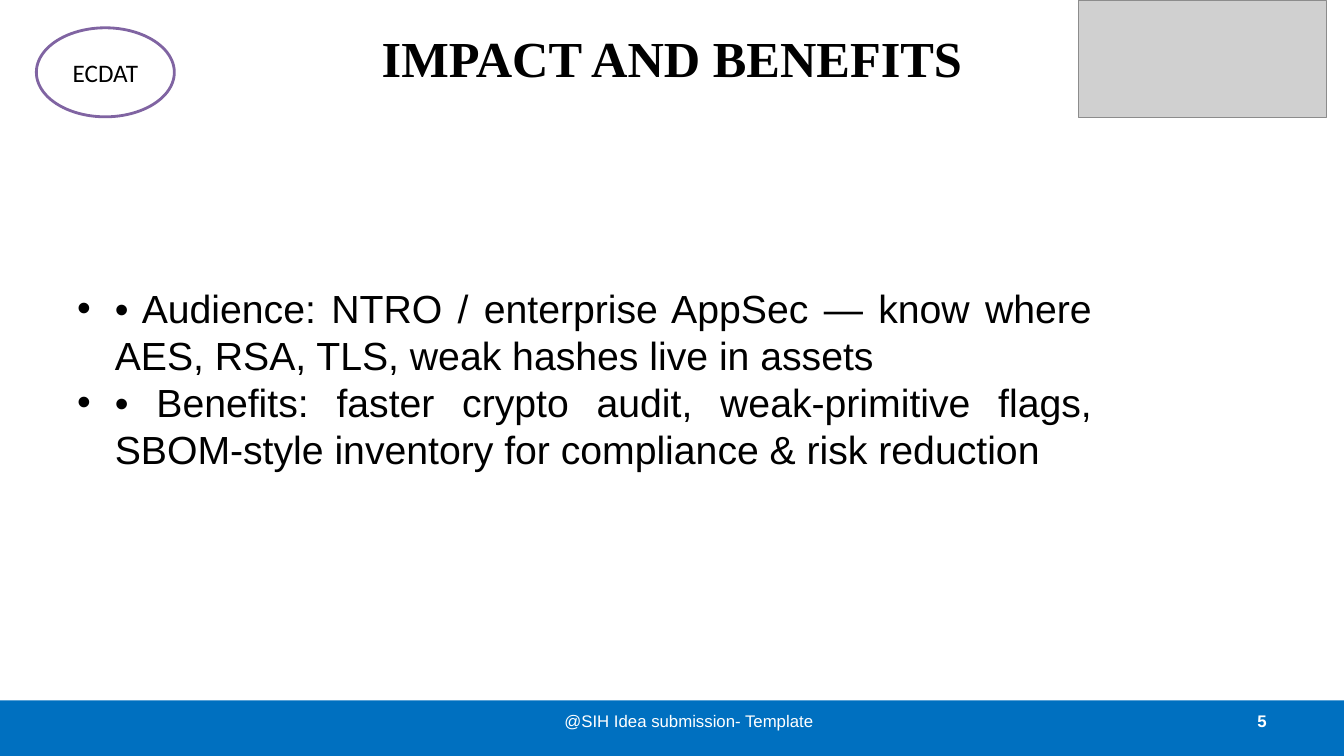
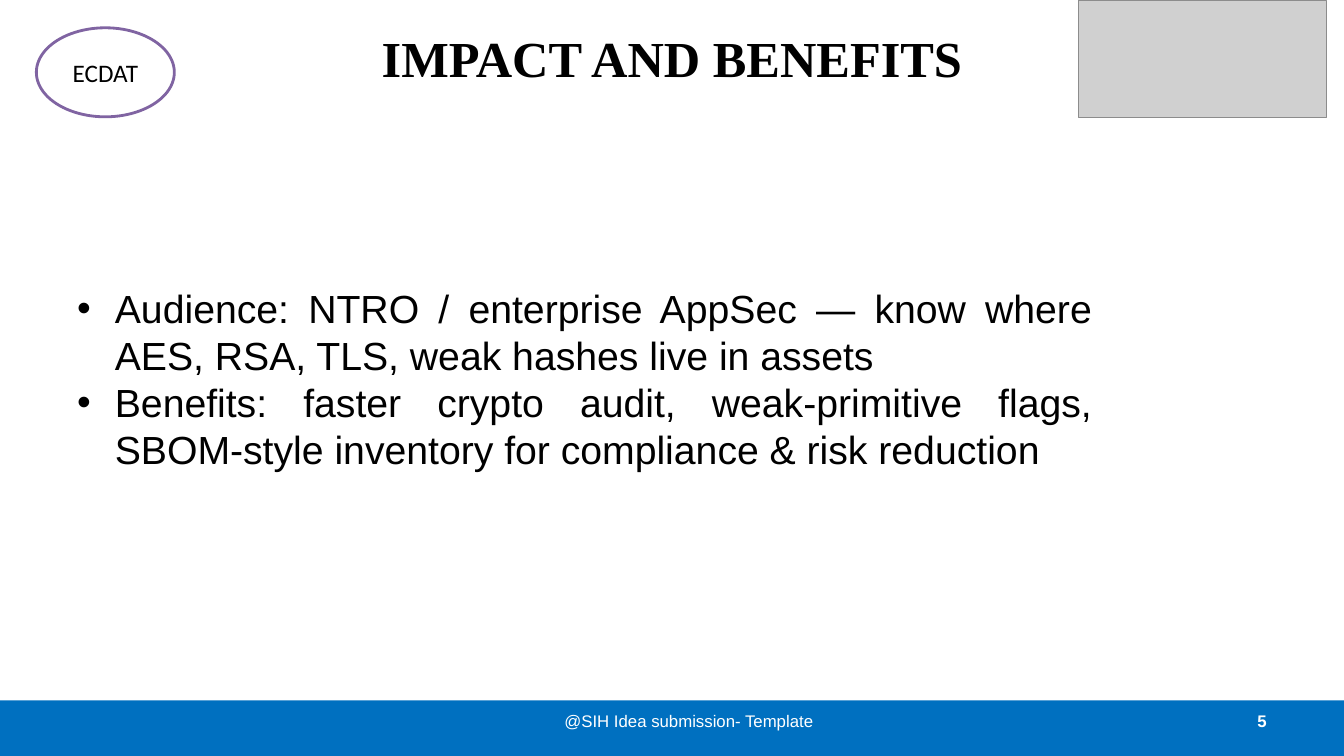
Before and after one commit to tomlin7/ECDAT, a slide deck: slide 5 of public/pitch/SIH26164-ECDAT-Idea-Presentation.pptx. Drawn at 1344x756 pixels with LibreOffice and Linux fonts; fonts in the diff are those of the drawing; grey boxes stand for pictures. Boxes give left, top, right and bottom in pixels: in the first picture for what was removed or moved away, otherwise in the second. Text is boxed around its words. In the diff, an @@ line names an element or a change of style, - is before the commit and + after.

```diff
--- a/public/pitch/SIH26164-ECDAT-Idea-Presentation.pptx
+++ b/public/pitch/SIH26164-ECDAT-Idea-Presentation.pptx
@@ text at [115, 294, 1092, 472]: text changed @@
-• • Audience: NTRO / enterprise AppSec — know where AES, RSA, TLS, weak hashes live in assets
-• • Benefits: faster crypto audit, weak-primitive flags, SBOM-style inventory for compliance & risk reduction
+• Audience: NTRO / enterprise AppSec — know where AES, RSA, TLS, weak hashes live in assets
+• Benefits: faster crypto audit, weak-primitive flags, SBOM-style inventory for compliance & risk reduction
```
Also in this commit, not shown: 4 other slides changed.
